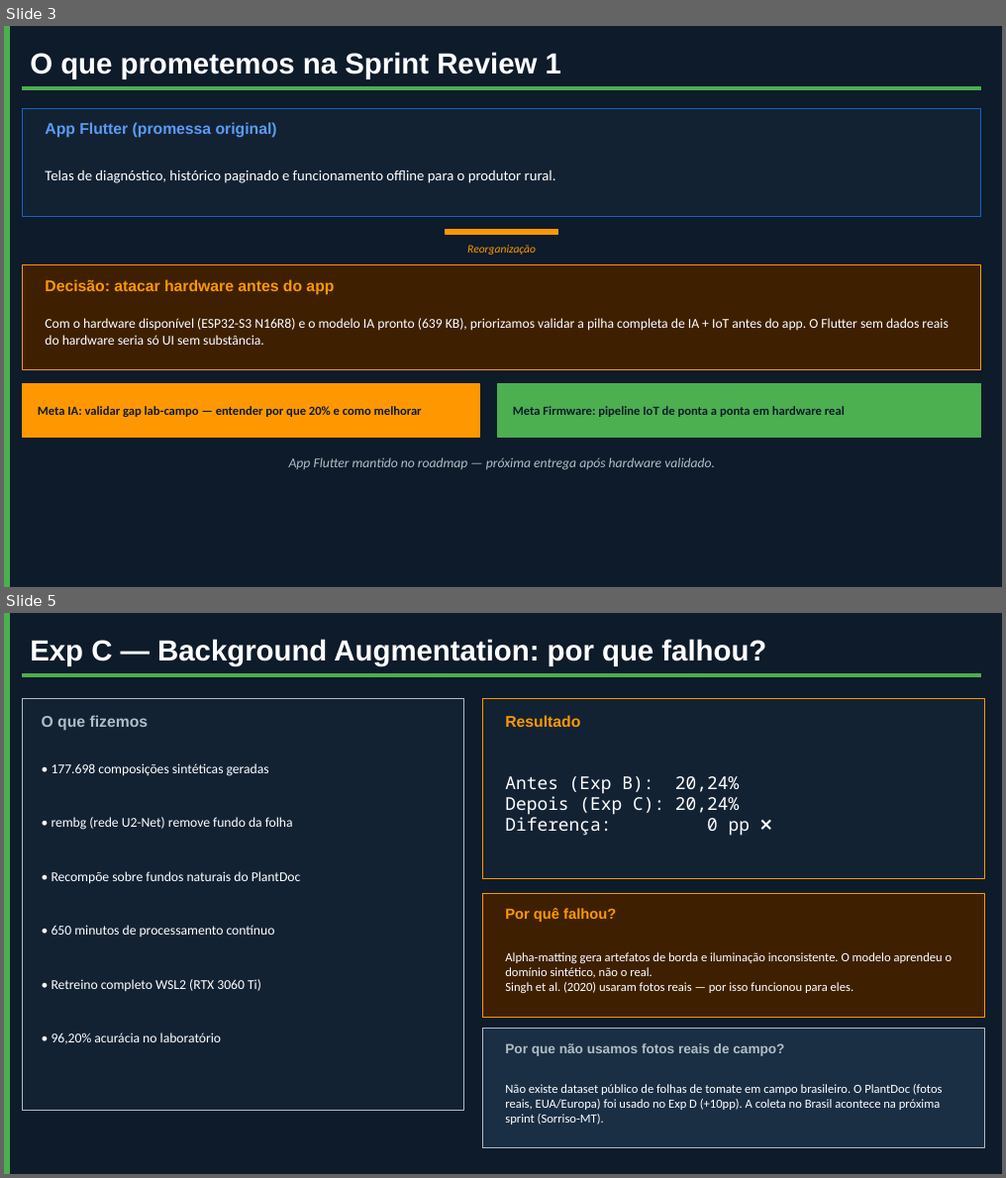
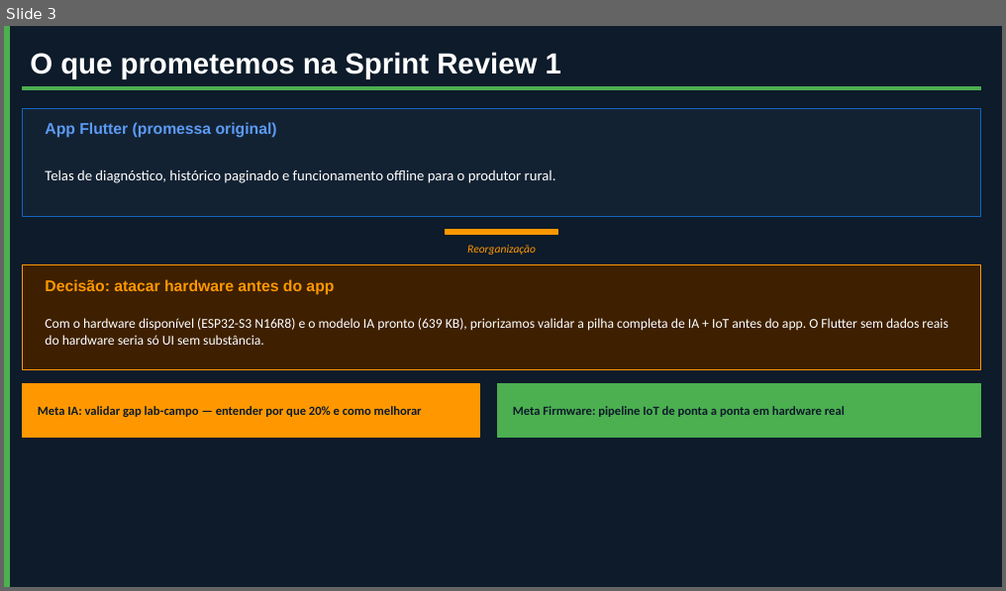
Before and after one commit to Namem/extensao2, a slide deck: docs/apresentacoes/SprintReview_2_CeresDiagnostico.pptx. Shown one above the other, each under a label of ours: slides 3 and 5 before the commit, slide 3 after it; the slides between them are not shown. The pictures are 1006x1178 and 1006x591 pixels, drawn with LibreOffice and Linux fonts; fonts in the diff are those of the drawing. Boxes give left, top, right and bottom in pixels: in the first picture for what was removed or moved away, otherwise in the second. Text is boxed around its words. In the diff, an @@ line names an element or a change of style, - is before the commit and + after.

```diff
--- a/docs/apresentacoes/SprintReview_2_CeresDiagnostico.pptx
+++ b/docs/apresentacoes/SprintReview_2_CeresDiagnostico.pptx
@@ slide 5 removed at (4, 613, 1002, 1174), background #0D1B2A @@
@@ rectangle removed at (4, 613, 9, 1174) @@
@@ text removed at (30, 639, 766, 665) @@
-Exp C — Background Augmentation: por que falhou?
@@ rectangle removed at (23, 674, 981, 677) @@
@@ rectangle removed at (23, 699, 464, 1111) @@
@@ rectangle removed at (483, 699, 985, 878) @@
@@ text removed at (42, 715, 149, 731) @@
-O que fizemos
@@ text removed at (505, 715, 580, 727) @@
-Resultado
@@ text removed at (52, 763, 269, 776) @@
-• 177.698 composições sintéticas geradas
@@ text removed at (505, 776, 749, 836) @@
-Antes (Exp B): 20,24%
-Depois (Exp C): 20,24%
-Diferença: 0 pp ❌
@@ text removed at (52, 817, 293, 830) @@
-• rembg (rede U2-Net) remove fundo da folha
@@ text removed at (52, 871, 301, 884) @@
-• Recompõe sobre fundos naturais do PlantDoc
@@ rectangle removed at (483, 894, 985, 1017) @@
@@ text removed at (505, 908, 616, 922) @@
-Por quê falhou?
@@ text removed at (52, 925, 275, 937) @@
-• 650 minutos de processamento contínuo
@@ text removed at (505, 953, 952, 993) @@
-Alpha-matting gera artefatos de borda e iluminação inconsistente. O modelo aprendeu o domínio sintético, não o real.
-Singh et al. (2020) usaram fotos reais — por isso funcionou para eles.
@@ text removed at (52, 979, 261, 991) @@
-• Retreino completo WSL2 (RTX 3060 Ti)
@@ text removed at (52, 1033, 222, 1045) @@
-• 96,20% acurácia no laboratório
@@ rectangle removed at (483, 1029, 985, 1149) @@
@@ text removed at (505, 1044, 784, 1057) @@
-Por que não usamos fotos reais de campo?
@@ text removed at (505, 1084, 943, 1125) @@
-Não existe dataset público de folhas de tomate em campo brasileiro. O PlantDoc (fotos reais, EUA/Europa) foi usado no Exp D (+10pp). A coleta no Brasil acontece na próxima sprint (Sorriso-MT).
@@ slide 3 changed as well @@
@@ text removed at (289, 458, 715, 471) @@
-App Flutter mantido no roadmap — próxima entrega após hardware validado.
```
Also in this commit, not shown: 5 other slides changed, 4 slides added, 6 other slides removed, 12 other files.
